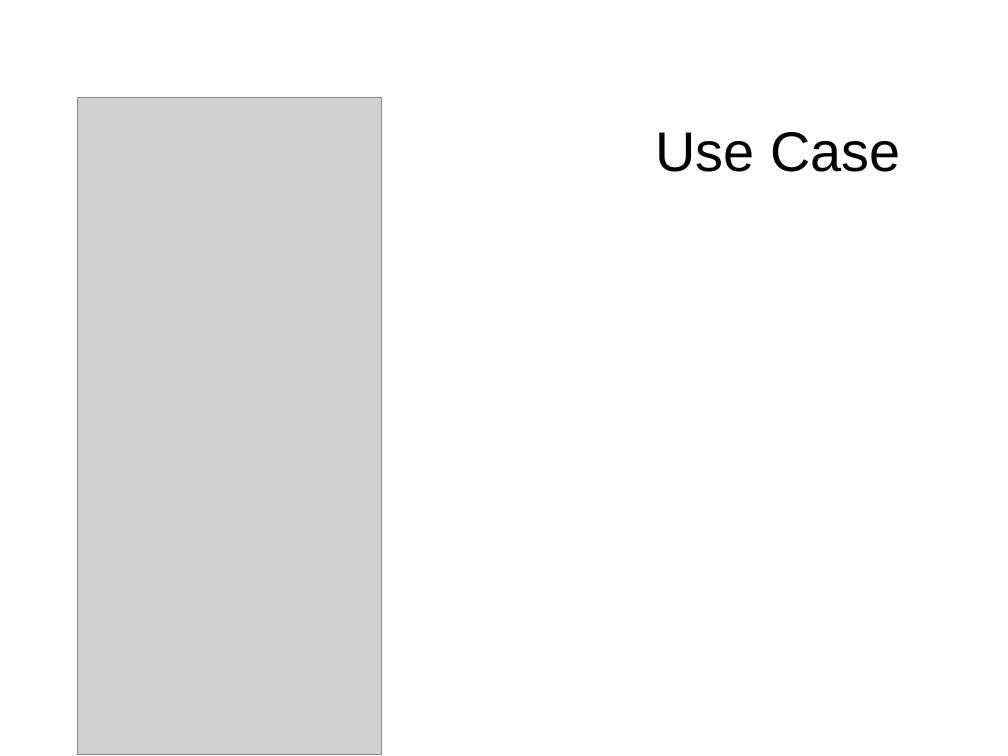
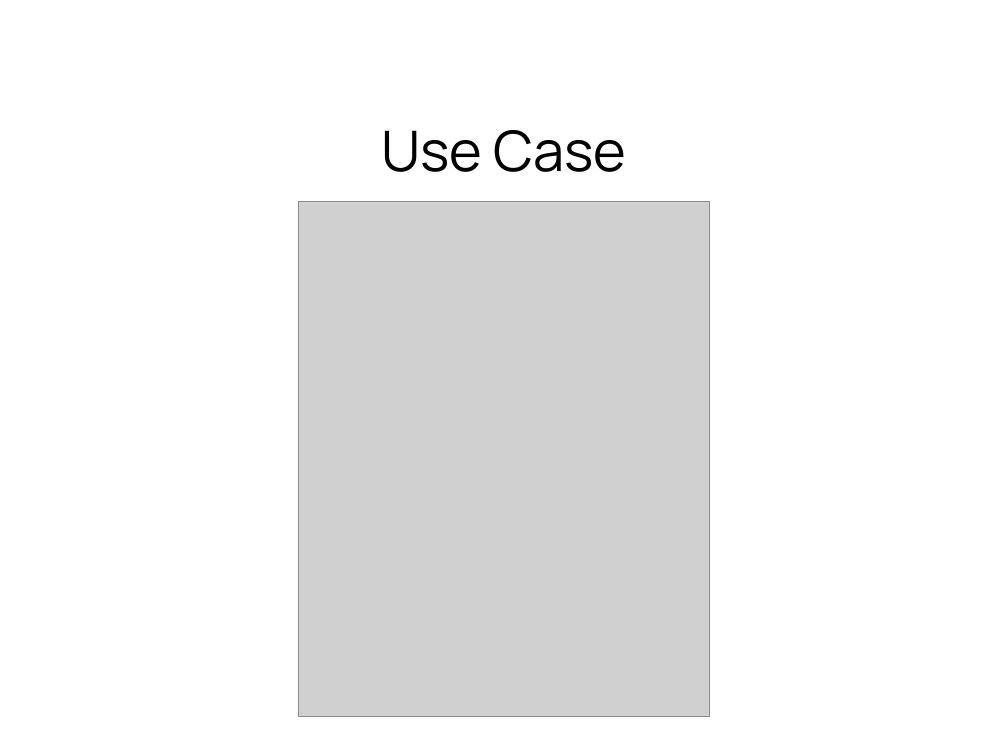
Before and after one commit to Manonrtnt/Rezeed, a slide deck: slide 4 of sql/redeez.odp. Drawn at 1008x756 pixels with LibreOffice and Linux fonts; fonts in the diff are those of the drawing; grey boxes stand for pictures; background and template pictures are left out. Boxes give left, top, right and bottom in pixels: in the first picture for what was removed or moved away, otherwise in the second. Text is boxed around its words. In the diff, an @@ line names an element or a change of style, - is before the commit and + after.

```diff
--- a/sql/redeez.odp
+++ b/sql/redeez.odp
@@ title "Use Case" at (381,130,626,172): font Arial to Manrope @@
@@ picture: place and size @@
-picture at (78,97,381,755)
+picture at (298,201,710,716)
```
Also in this commit, not shown: 2 other slides changed, 11 slides added, 1 slide removed, 13 other files.
